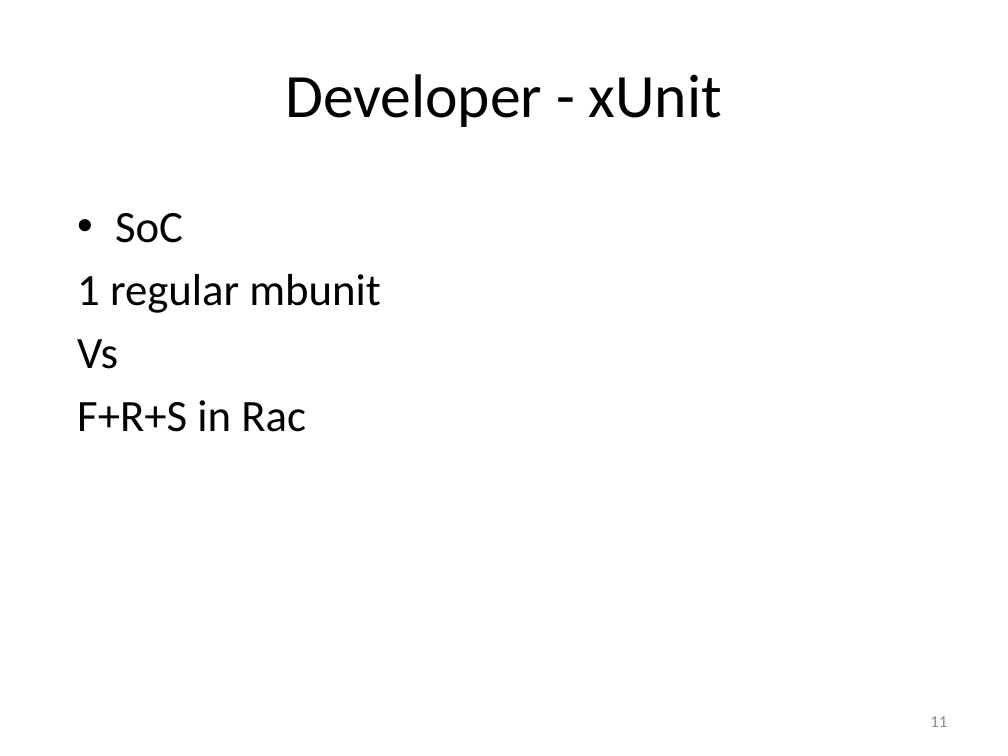
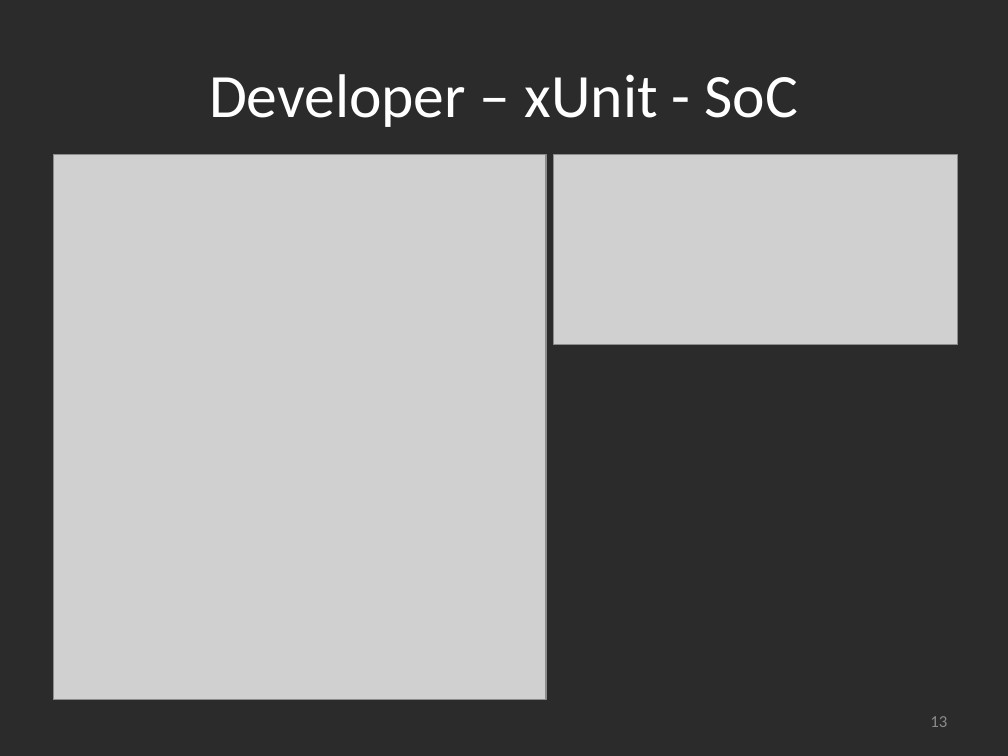
Before and after one commit to msuarz/portfolio, a slide deck: slide 13 of agile2011/presentation.pptx (slide 11 before the commit). Drawn at 1008x756 pixels with LibreOffice and Linux fonts; fonts in the diff are those of the drawing; grey boxes stand for pictures; background and template pictures are left out; a plain dark background stands for a picture behind light text. Boxes give left, top, right and bottom in pixels: in the first picture for what was removed or moved away, otherwise in the second. Text is boxed around its words. In the diff, an @@ line names an element or a change of style, - is before the commit and + after.

```diff
--- a/agile2011/presentation.pptx
+++ b/agile2011/presentation.pptx
@@ background #FFFFFF to picture (left out) @@
@@ title at [209, 74, 798, 127]: text changed; text colour #000000 to #FFFFFF @@
-Developer - xUnit
+Developer – xUnit - SoC
@@ picture added at [53, 154, 546, 700] @@
@@ picture added at [553, 154, 958, 344] @@
@@ text removed at [77, 213, 381, 432] @@
-• SoC
-1 regular mbunit
-Vs
-F+R+S in Rac
@@ page number at [930, 716, 947, 727]: text changed @@
-11
+13
```
Also in this commit, not shown: 13 other slides changed, 2 slides added, 26 other files.
